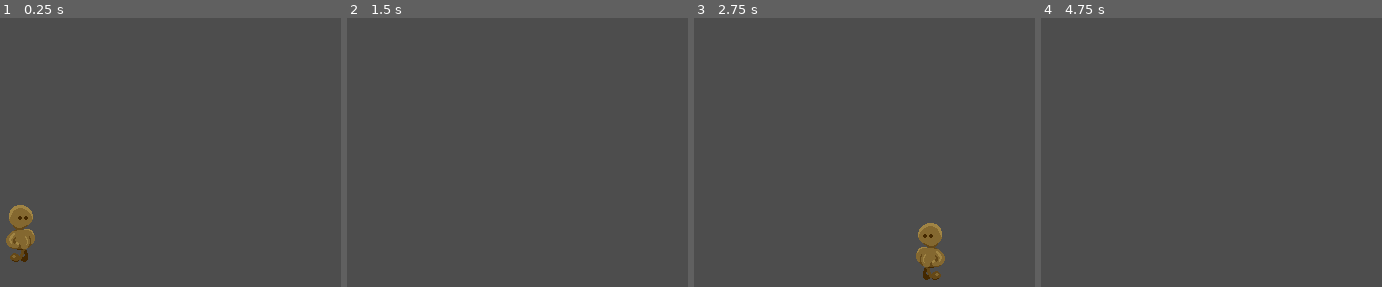
Above: before the commit, frames 1-4 (left to right).
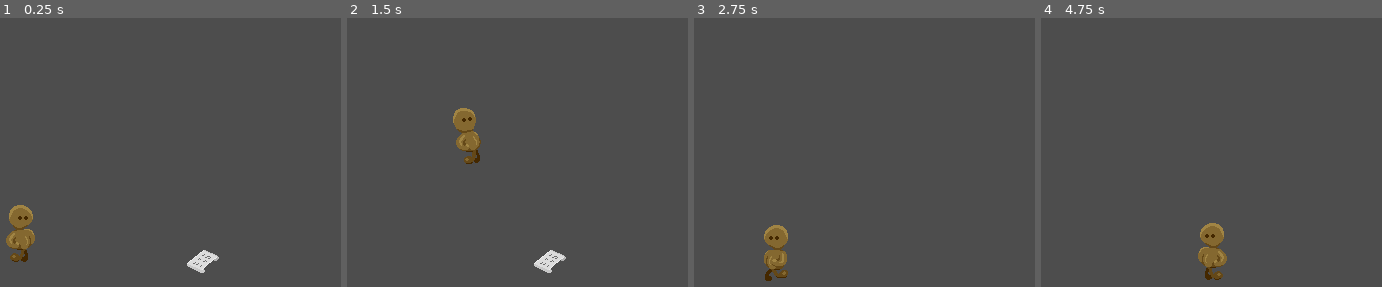
Above: after the commit, the same moments.

Repository: emilijaMarija/collector
Game: Godot game, scene res://scenes/main.tscn
Same seed, same stepped clock (60 frames per second), same inputs: the game is played once before the commit and once after it. Sound files missing from this copy of the repository are replaced by a short silence.
Inputs (mouse positions are in pixels of both pictures, inside the frame that each line leads up to):
- Up to frame 1 (0.25 s): no input
- Up to frame 2 (1.5 s): move the mouse to (507, 179) at 0.52 s; hold D (walk_right) from 0.53 s (still down); tap Space (dash) at 0.6 s; click (507, 179) at 0.67 s; tap W (jump) at 0.77, 1.07 s; tap Shift (sprint) at 0.8, 1.35 s; move the mouse to (outside the picture) at 1.27 s; click (outside the picture) at 1.42 s
- Up to frame 3 (2.75 s): tap W (jump) at 1.52, 1.55, 1.82, 2.1 s; move the mouse to (779, 117) at 2.02 s; release D (walk_right) at 2.03 s; hold A (walk_left) from 2.03 s (still down); click (779, 117) at 2.17 s; tap Space (dash) at 2.3 s
- Up to frame 4 (4.75 s): move the mouse to (outside the picture) at 2.77 s; release A (walk_left) at 2.78 s; hold D (walk_right) 2.78-4.28 s; tap Space (dash) at 2.85, 4.35 s; click (outside the picture) at 2.92 s; tap W (jump) at 3.02, 3.32, 3.77, 3.8, 4.07, 4.52 s; tap Shift (sprint) at 3.05, 3.6 s; move the mouse to (1252, 252) at 3.52 s; click (1252, 252) at 3.67 s; move the mouse to (outside the picture) at 4.27 s; hold A (walk_left) from 4.28 s (still down); click (outside the picture) at 4.42 s

The runs differ from the first frame. In frame 1, 0.4% of the frame differs, in the area x 54-65%, y 86-95%; in frame 2, 1.5%; in frame 3, 2.3%, in the area x 20-74%, y 76-98%; in frame 4, 1.2%.

Commit message:
note collection

Diff:
--- a/project.godot
+++ b/project.godot
@@ -20,6 +20,11 @@
 window/size/viewport_width=640
 window/size/viewport_height=360
 window/stretch/mode="canvas_items"
+
+[global_group]
+
+notes="Group for all collectible notes"
+player="Group for player sprite"
 
 [input]
 
--- a/scenes/game.tscn
+++ b/scenes/game.tscn
@@ -1,9 +1,10 @@
-[gd_scene load_steps=6 format=3 uid="uid://bxtor230t6e10"]
+[gd_scene load_steps=7 format=3 uid="uid://bxtor230t6e10"]
 
 [ext_resource type="PackedScene" uid="uid://cfb1swjxldrl5" path="res://sprites/player/player.tscn" id="1_ig7tw"]
 [ext_resource type="Script" uid="uid://c3xtw6kj7tvxw" path="res://src/scenes/game/test.gd" id="1_lbhrr"]
 [ext_resource type="Script" uid="uid://bb31ss8xbxchw" path="res://src/common/ability_registry.gd" id="1_yqjtg"]
 [ext_resource type="Script" uid="uid://b7f5kdnngeyag" path="res://src/common/composer.gd" id="2_lnu2h"]
+[ext_resource type="PackedScene" uid="uid://c4rayw7a8appj" path="res://sprites/note/note.tscn" id="5_iywne"]
 
 [sub_resource type="RectangleShape2D" id="RectangleShape2D_ig7tw"]
 size = Vector2(460.99997, 20)
@@ -17,7 +18,7 @@
 [node name="Composer" type="Node" parent="."]
 script = ExtResource("2_lnu2h")
 
-[node name="Player" parent="." node_paths=PackedStringArray("ability_registry") instance=ExtResource("1_ig7tw")]
+[node name="Player" parent="." node_paths=PackedStringArray("ability_registry") groups=["player"] instance=ExtResource("1_ig7tw")]
 ability_registry = NodePath("../AbilityRegistry")
 
 [node name="StaticBody2D" type="StaticBody2D" parent="."]
@@ -27,4 +28,9 @@
 position = Vector2(173.57594, 0)
 shape = SubResource("RectangleShape2D_ig7tw")
 
-[node name="Camera2D" type="Camera2D" parent="."]
+[node name="Note" parent="." groups=["notes"] instance=ExtResource("5_iywne")]
+position = Vector2(182, 63)
+
+[node name="Camera" type="Camera2D" parent="."]
+
+[node name="UILayer" type="CanvasLayer" parent="Camera"]
--- a/scenes/unlock_dialog.gd
+++ /dev/null
@@ -1,53 +0,0 @@
-extends ColorRect
-
-class_name UnlockDialog
-
-static var scene: PackedScene = preload("res://scenes/unlock_dialog.tscn")
-
-@onready var top_text_label: Label = $Container/TopText
-@onready var center_text_label: Label = $Container/CenterText
-@onready var center_bottom_text_label: Label = $Container/CenterBottomLabel
-@onready var bottom_text_label: Label = $Container/BottomLabel
-
-var top_text: String
-var center_text: String
-var center_bottom_text: String
-var bottom_text: String
-
-@warning_ignore("shadowed_variable")
-static func create(top_text: String, center_text: String, center_bottom_text: String, bottom_text: String) -> UnlockDialog:
-	var unlock_dialog = scene.instantiate() as UnlockDialog
-	unlock_dialog.top_text = top_text
-	unlock_dialog.center_text = center_text
-	unlock_dialog.center_bottom_text = center_bottom_text
-	unlock_dialog.bottom_text = bottom_text
-	return unlock_dialog
-
-
-func _ready() -> void:
-	_change_top_text(top_text)
-	_change_center_text(center_text)
-	_change_center_bottom_text(center_bottom_text)
-	_change_bottom_text(bottom_text)
-
-
-func _change_top_text(text: String):
-	top_text_label.text = text
-
-
-func _change_center_text(text: String):
-	center_text_label.text = text
-
-
-func _change_center_bottom_text(text: String):
-	center_bottom_text_label.text = text
-
-
-func _change_bottom_text(text: String):
-	bottom_text_label.text = text
-
-
-func _input(event):
-	if event is InputEventMouseButton:
-		if event.pressed:
-			queue_free()
--- a/scenes/unlock_dialog.tscn
+++ b/scenes/unlock_dialog.tscn
@@ -2,7 +2,7 @@
 
 [ext_resource type="Shader" uid="uid://wb5ts7m8527a" path="res://shaders/blur.gdshader" id="1_htufd"]
 [ext_resource type="Theme" uid="uid://dy0uvhrtyw06f" path="res://resources/theme.tres" id="2_htufd"]
-[ext_resource type="Script" uid="uid://bsdqe8fegp8aw" path="res://scenes/unlock_dialog.gd" id="3_7y108"]
+[ext_resource type="Script" uid="uid://bsdqe8fegp8aw" path="res://src/scenes/unlock_dialog/unlock_dialog.gd" id="3_7y108"]
 [ext_resource type="FontFile" uid="uid://bron36i8qv6t0" path="res://resources/CinzelDecorative-Regular.ttf" id="3_q1ugm"]
 [ext_resource type="Texture2D" uid="uid://cno103gly2ycn" path="res://sprites/filigree.png" id="3_rroxk"]
 [ext_resource type="Texture2D" uid="uid://dd60lk1c4i516" path="res://sprites/bottom_filigree.png" id="5_abfjg"]
--- /dev/null
+++ b/sprites/note/note.tres
@@ -0,0 +1,14 @@
+[gd_resource type="SpriteFrames" load_steps=2 format=3 uid="uid://l08pu66qq2x0"]
+
+[ext_resource type="Texture2D" uid="uid://tp78uxcnnylw" path="res://sprites/note/notes.png" id="1_o3e0o"]
+
+[resource]
+animations = [{
+"frames": [{
+"duration": 1.0,
+"texture": ExtResource("1_o3e0o")
+}],
+"loop": true,
+"name": &"default",
+"speed": 5.0
+}]
--- /dev/null
+++ b/sprites/note/note.tscn
@@ -0,0 +1,16 @@
+[gd_scene load_steps=4 format=3 uid="uid://c4rayw7a8appj"]
+
+[ext_resource type="SpriteFrames" uid="uid://l08pu66qq2x0" path="res://sprites/note/note.tres" id="1_2x37d"]
+[ext_resource type="Script" uid="uid://c0rod2w68oibv" path="res://src/sprites/note/note.gd" id="1_fic87"]
+
+[sub_resource type="RectangleShape2D" id="RectangleShape2D_fic87"]
+size = Vector2(28, 26)
+
+[node name="Note" type="Area2D"]
+script = ExtResource("1_fic87")
+
+[node name="CollisionShape2D" type="CollisionShape2D" parent="."]
+shape = SubResource("RectangleShape2D_fic87")
+
+[node name="AnimatedSprite2D" type="AnimatedSprite2D" parent="."]
+sprite_frames = ExtResource("1_2x37d")
--- a/src/common/ability_registry.gd
+++ b/src/common/ability_registry.gd
@@ -6,10 +6,20 @@
 	SPRINT,
 	DASH,
 	DOUBLE_JUMP,
-	HIGHER_JUMP
+	HIGHER_JUMP,
+	WALK,
+	UNLOCK_DOOR,
+	JUMP,
 }
 
-var _unlocked_abilities: Array[Ability] = [Ability.SPRINT, Ability.DOUBLE_JUMP, Ability.HIGHER_JUMP, Ability.DASH]
+var _unlocked_abilities: Array[Ability] = [
+	Ability.WALK,
+	#Ability.JUMP,
+	#Ability.SPRINT,
+	#Ability.DOUBLE_JUMP,
+	#Ability.HIGHER_JUMP,
+	#Ability.DASH
+	]
 
 func has_ability(ability: Ability):
 	return _unlocked_abilities.has(ability)
--- a/src/common/composer.gd
+++ b/src/common/composer.gd
@@ -11,6 +11,28 @@
 	F,
 	G
 }
+
+
+static func get_note_string(note: Note) -> String:
+	match note:
+		Note.A:
+			return "A"
+		Note.B:
+			return "B"
+		Note.C:
+			return "C"
+		Note.D:
+			return "D"
+		Note.E:
+			return "E"
+		Note.F:
+			return "F"
+		Note.G:
+			return "G"
+		_:
+			assert(false, "unknown note given")
+			return ""
+
 
 var _soundtracks = {
 	Note.A: preload("res://sound/music/A.wav"),
--- /dev/null
+++ b/src/common/groups.gd
@@ -0,0 +1,6 @@
+extends Node
+
+class_name Group
+
+const NOTES = "notes"
+const PLAYER = "player"
--- /dev/null
+++ b/src/common/strings.gd
@@ -0,0 +1,24 @@
+extends Node
+
+class_name Strings
+
+
+const ABILITY_UNLOCK_HEADER = "Unlocked new note"
+const ABILITY_NAMES: Dictionary[AbilityRegistry.Ability, String] = {
+	AbilityRegistry.Ability.DOUBLE_JUMP: "Double jump",
+	AbilityRegistry.Ability.UNLOCK_DOOR: "Unlock doors",
+	AbilityRegistry.Ability.WALK: "Walk",
+	AbilityRegistry.Ability.JUMP: "Jump",
+	AbilityRegistry.Ability.SPRINT: "Sprint",
+	AbilityRegistry.Ability.HIGHER_JUMP: "Higher jump",
+	AbilityRegistry.Ability.DASH: "Dash",
+}
+const ABILITY_EXPLANATIONS: Dictionary[AbilityRegistry.Ability, String] = {
+	AbilityRegistry.Ability.DOUBLE_JUMP: "Press W while jumping to double-jump",
+	AbilityRegistry.Ability.UNLOCK_DOOR: "Press E to unlock nearby doors",
+	AbilityRegistry.Ability.WALK: "Press A and D to walk",
+	AbilityRegistry.Ability.JUMP: "Press W to jump",
+	AbilityRegistry.Ability.SPRINT: "Hold SHIFT while walking to sprint for a short time",
+	AbilityRegistry.Ability.HIGHER_JUMP: "You may now jump higher than before",
+	AbilityRegistry.Ability.DASH: "Press SPACEBAR to dash",
+}
--- a/src/scenes/game/test.gd
+++ b/src/scenes/game/test.gd
@@ -1,16 +1,41 @@
 extends Node
 
+@onready var _ability_registry: AbilityRegistry = $AbilityRegistry
+@onready var _node_composer: Composer = $Composer
+@onready var _node_ui_layer: CanvasLayer = $Camera/UILayer
+@onready var _node_player: PlayerStateMachine = $Player
+
+const ABILITY_NOTES: Dictionary[Composer.Note, AbilityRegistry.Ability] = {
+	Composer.Note.A: AbilityRegistry.Ability.DOUBLE_JUMP,
+	Composer.Note.B: AbilityRegistry.Ability.UNLOCK_DOOR,
+	Composer.Note.C: AbilityRegistry.Ability.WALK,
+	Composer.Note.D: AbilityRegistry.Ability.JUMP,
+	Composer.Note.E: AbilityRegistry.Ability.SPRINT,
+	Composer.Note.F: AbilityRegistry.Ability.HIGHER_JUMP,
+	Composer.Note.G: AbilityRegistry.Ability.DASH,
+}
+
+func _handle_note_intersect(body: Node2D, note: CollectibleNote) -> void:
+	if body != _node_player:
+		return
+	note.queue_free()
+	_node_player.frozen = true
+
+	assert(ABILITY_NOTES.has(note.note))
+	var ability = ABILITY_NOTES[note.note]
+
+	assert(Strings.ABILITY_EXPLANATIONS.has(ability))
+	assert(Strings.ABILITY_NAMES.has(ability))
+
+	var dialog = UnlockDialog.create(Strings.ABILITY_UNLOCK_HEADER, Composer.get_note_string(note.note), Strings.ABILITY_NAMES[ability], Strings.ABILITY_EXPLANATIONS[ability])
+	_node_ui_layer.add_child(dialog)
+	dialog.on_dismiss.connect(func() -> void: _node_player.frozen = false)
+
+	_node_composer.add_note(note.note)
+
+	_ability_registry.unlock_ability(ABILITY_NOTES[note.note])
+
 func _ready() -> void:
-	($Composer as Composer).add_note(Composer.Note.C)
-	await get_tree().create_timer(5).timeout
-	($Composer as Composer).add_note(Composer.Note.D)
-	await get_tree().create_timer(5).timeout
-	($Composer as Composer).add_note(Composer.Note.E)
-	await get_tree().create_timer(5).timeout
-	($Composer as Composer).add_note(Composer.Note.F)
-	await get_tree().create_timer(5).timeout
-	($Composer as Composer).add_note(Composer.Note.G)
-	await get_tree().create_timer(5).timeout
-	($Composer as Composer).add_note(Composer.Note.A)
-	await get_tree().create_timer(5).timeout
-	($Composer as Composer).add_note(Composer.Note.B)
+	for note in get_tree().get_nodes_in_group(Group.NOTES):
+		(note as CollectibleNote).body_entered.connect(func (body: Node2D) -> void:
+			_handle_note_intersect(body, note))
--- /dev/null
+++ b/src/scenes/unlock_dialog/unlock_dialog.gd
@@ -0,0 +1,56 @@
+extends ColorRect
+
+class_name UnlockDialog
+
+signal on_dismiss()
+
+static var _scene: PackedScene = preload("res://scenes/unlock_dialog.tscn")
+
+@onready var _top_text_label: Label = $Container/TopText
+@onready var _center_text_label: Label = $Container/CenterText
+@onready var _center_bottom_text_label: Label = $Container/CenterBottomLabel
+@onready var _bottom_text_label: Label = $Container/BottomLabel
+
+var _top_text: String
+var _center_text: String
+var _center_bottom_text: String
+var _bottom_text: String
+
+@warning_ignore("shadowed_variable")
+static func create(top_text: String, center_text: String, center_bottom_text: String, bottom_text: String) -> UnlockDialog:
+	var unlock_dialog = _scene.instantiate() as UnlockDialog
+	unlock_dialog._top_text = top_text
+	unlock_dialog._center_text = center_text
+	unlock_dialog._center_bottom_text = center_bottom_text
+	unlock_dialog._bottom_text = bottom_text
+	return unlock_dialog
+
+
+func _ready() -> void:
+	_change_top_text(_top_text)
+	_change_center_text(_center_text)
+	_change_center_bottom_text(_center_bottom_text)
+	_change_bottom_text(_bottom_text)
+
+
+func _change_top_text(text: String):
+	_top_text_label.text = text
+
+
+func _change_center_text(text: String):
+	_center_text_label.text = text
+
+
+func _change_center_bottom_text(text: String):
+	_center_bottom_text_label.text = text
+
+
+func _change_bottom_text(text: String):
+	_bottom_text_label.text = text
+
+
+func _input(event):
+	if event is InputEventMouseButton:
+		if event.pressed:
+			queue_free()
+			on_dismiss.emit()
--- /dev/null
+++ b/src/sprites/note/note.gd
@@ -0,0 +1,5 @@
+extends Node
+
+class_name CollectibleNote
+
+@export var note: Composer.Note
--- a/src/sprites/player/player_state_machine.gd
+++ b/src/sprites/player/player_state_machine.gd
@@ -6,6 +6,7 @@
 var num_jumps = 0
 var stamina = PlayerConstants.MAX_STAMINA
 var last_dash: float = 0
+var frozen = false
 
 var _state: State
 var _state_factory: StateFactory
--- a/src/sprites/player/states/idle_state.gd
+++ b/src/sprites/player/states/idle_state.gd
@@ -9,6 +9,8 @@
 	animated_sprite.flip_h = not animated_sprite.flip_h
 
 func _process(_delta):
+	if persistent_state.frozen:
+		return
 	if Input.get_axis(GameInput.WALK_LEFT, GameInput.WALK_RIGHT) != 0:
 		change_state.call(StateFactory.STATE_WALK)
 	elif (Input.is_action_pressed(GameInput.JUMP)):
--- a/src/sprites/player/states/sprint_state.gd
+++ b/src/sprites/player/states/sprint_state.gd
@@ -10,6 +10,11 @@
 	super._physics_process(_delta)
 
 func _process(_delta):
+	if persistent_state.frozen:
+		persistent_state.velocity.x = 0.0
+		change_state.call(StateFactory.STATE_IDLE)
+		return
+
 	if not Input.is_action_pressed(GameInput.WALK_LEFT) and not Input.is_action_pressed(GameInput.WALK_RIGHT):
 		change_state.call(StateFactory.STATE_IDLE)
 		return
--- a/src/sprites/player/states/walk_state.gd
+++ b/src/sprites/player/states/walk_state.gd
@@ -11,6 +11,11 @@
 	super._physics_process(_delta)
 
 func _process(_delta):
+	if persistent_state.frozen:
+		persistent_state.velocity.x = 0.0
+		change_state.call(StateFactory.STATE_IDLE)
+		return
+
 	if Input.is_action_pressed(GameInput.WALK_RIGHT):
 		animated_sprite.flip_h = false
 	elif Input.is_action_pressed(GameInput.WALK_LEFT):
Renamed: sprites/notes.png -> sprites/note/notes.png
Not shown, changed: sprites/note/notes.png.import
Not shown, added: src/common/groups.gd.uid
Not shown, added: src/common/strings.gd.uid
Renamed: scenes/unlock_dialog.gd.uid -> src/scenes/unlock_dialog/unlock_dialog.gd.uid
Not shown, added: src/sprites/note/note.gd.uid
